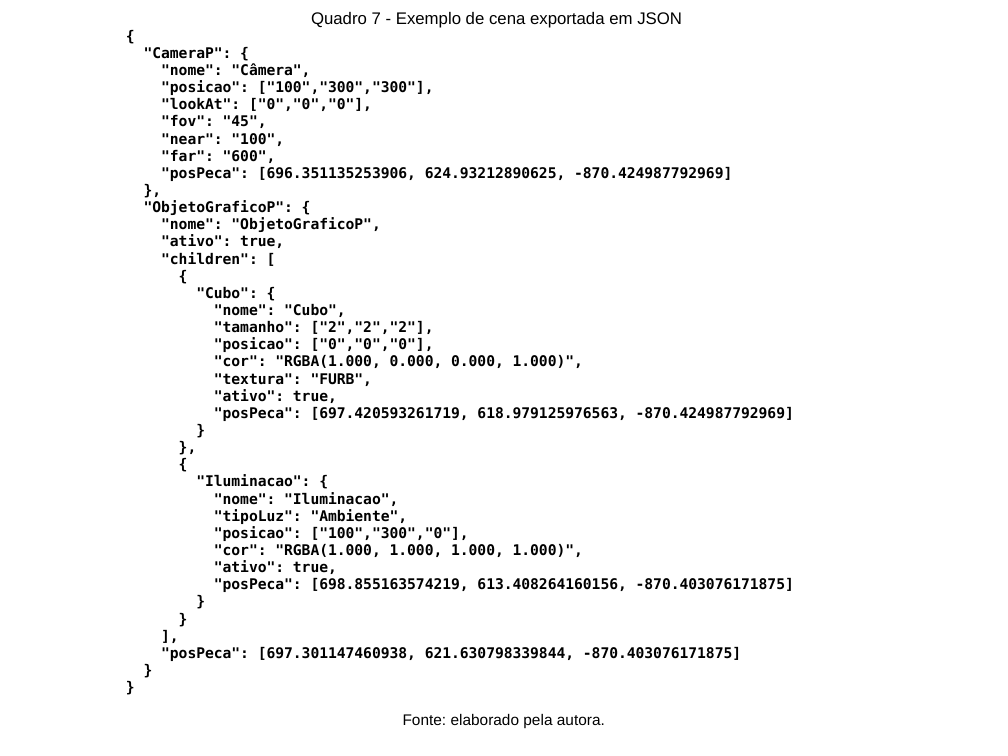
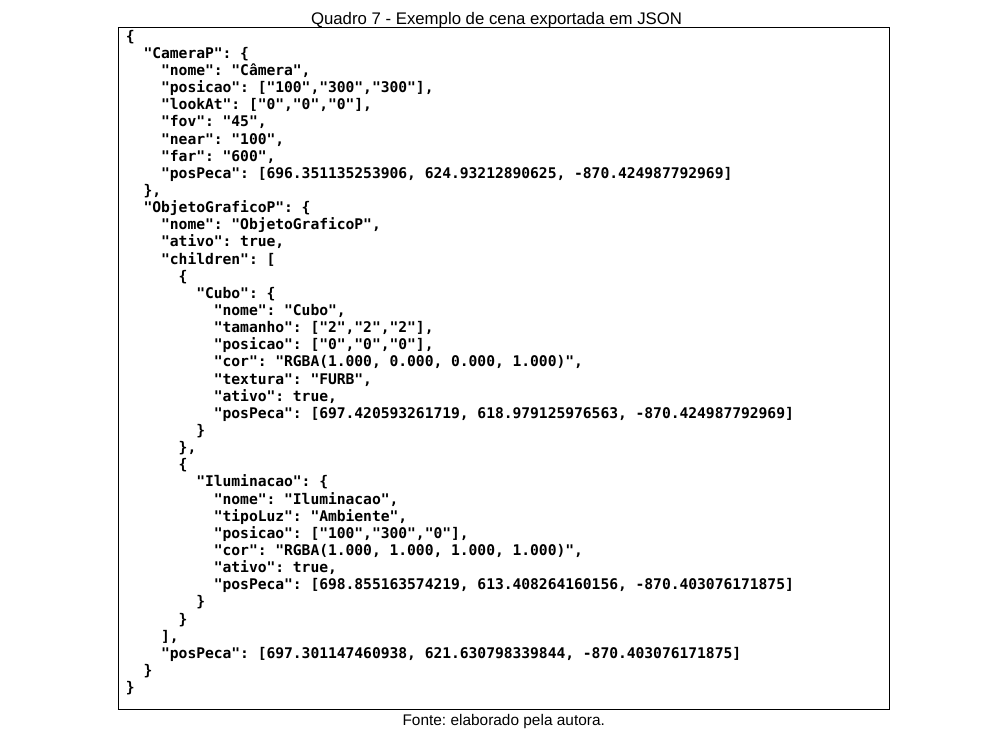
Before and after one commit to PanicAThePython/tcc_NataliaSensWeise, a slide deck: slide 29 of Slides_NataliaSensWeise.pptx (slide 24 before the commit). Drawn at 1008x756 pixels with LibreOffice and Linux fonts; fonts in the diff are those of the drawing; background and template pictures are left out. Boxes give left, top, right and bottom in pixels: in the first picture for what was removed or moved away, otherwise in the second. Text is boxed around its words. In the diff, an @@ line names an element or a change of style, - is before the commit and + after.

```diff
--- a/Slides_NataliaSensWeise.pptx
+++ b/Slides_NataliaSensWeise.pptx
@@ table at [119, 27, 890, 716] @@
@@ fill none to #FFFFFF in row 1, column 1 @@
@@ borders changed @@
```
Also in this commit, not shown: 14 other slides changed, 5 slides added, 6 other files.
